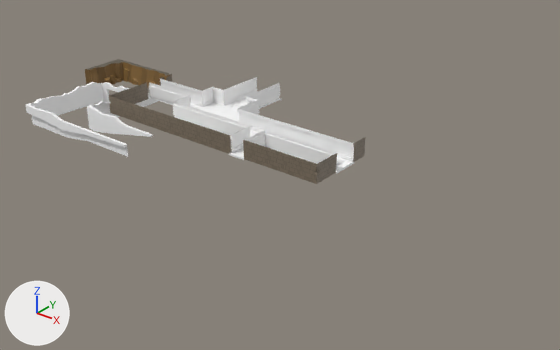
The FBX model Assets/Dust1/Room.FBX as it was, and as the next commit left it.
The view is the same before and after, from a 50 mm lens placed at (129.1, -136.5, 83.6), pointed at (15.0, 6.2, -4.8). The axes (+X, +Y, +Z) are drawn at lower left. The lights are the same throughout. Where no turn or scale is listed for an object, it has been applied to the vertices.

In view in the first picture: 'Border1', 'Border2', 'Cliff1', 'Floor2', 'Wall1', 'Wall2', 'Wall3', 'Wall4', 'Wall5', 'Wall7', 'WallOut1', 'WallOut2'.
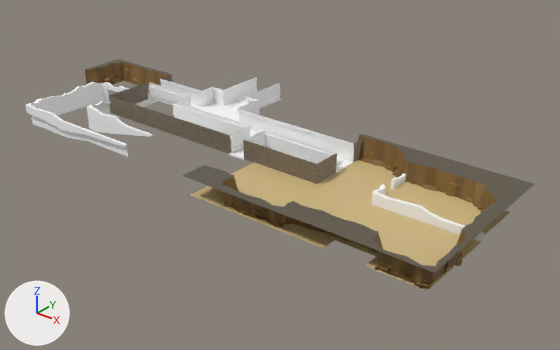
The change, as JSON lines over the scene's bpy script:
```json
{"op": "add", "block": "img_textures_props_png", "code": ["img_textures_props_png = load_image('Textures_Props.png', '../SimpleMilitary/Optimized/Textures/Textures_Props.png', 2048, 2048, 'sRGB')"]}
{"op": "add", "block": "mat_militaryprops", "code": ["mat_militaryprops = principled_material('MilitaryProps')", "mat_militaryprops.texture = img_textures_props_png", "mat_militaryprops.roughness = 0.553"]}
{"op": "add", "block": "me_mesh_018", "code": ["me_mesh_018 = bpy.data.meshes.new('Mesh.018')", "me_mesh_018.from_pydata(...)  # 66 vertices, 91 faces; spans x -14.2..12.3, y -18.6..-4.0, z -3.4..0.9", "me_mesh_018.materials.append(mat_mud_hut)  # its picture is missing"]}
{"op": "add", "block": "me_mesh_016", "code": ["me_mesh_016 = bpy.data.meshes.new('Mesh.016')", "me_mesh_016.from_pydata(...)  # 795 vertices, 929 faces; spans x -31.9..31.4, y -22.7..22.7, z -3.0..3.1", "me_mesh_016.materials.append(mat_medieval_material)  # picture img_medieval_texture_png"]}
{"op": "add", "block": "me_mesh_017", "code": ["me_mesh_017 = bpy.data.meshes.new('Mesh.017')", "me_mesh_017.from_pydata(...)  # 33 vertices, 31 faces; spans x -30.9..30.4, y -21.2..21.2, z -0.5..0.5", "me_mesh_017.materials.append(mat_militaryprops)  # picture img_textures_props_png"]}
{"op": "add", "block": "ob_border003", "code": ["ob_border003 = bpy.data.objects.new('Border003', me_mesh_018)", "ob_border003.location = (63.3, 14.8, 4.6)"]}
{"op": "add", "block": "ob_cliff2", "code": ["ob_cliff2 = bpy.data.objects.new('Cliff2', me_mesh_016)", "ob_cliff2.location = (46.1, -5.3, 4.6)"]}
{"op": "add", "block": "ob_ground1", "code": ["ob_ground1 = bpy.data.objects.new('Ground1', me_mesh_017)", "ob_ground1.location = (45.2, -5.0, 2.5)"]}
```

Pixel boxes (x1, y1, x2, y2) of what changed, in the pictures (560 x 350 px):
```json
{"object": "Ground1", "change": "added", "after": [191, 160, 510, 291], "on screen": "beige"}
{"object": "Cliff2", "change": "added", "after": [182, 134, 534, 288], "on screen": "brown"}
{"object": "Border003", "change": "added", "after": [372, 174, 484, 242]}
```
